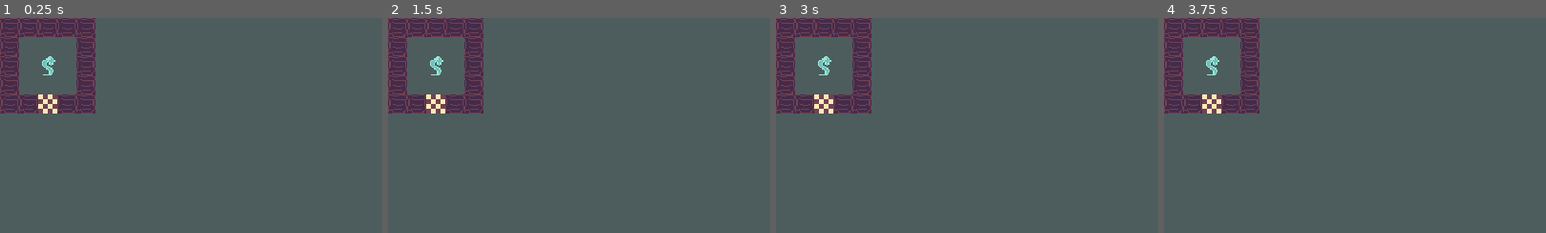
Above: before the commit, frames 1-4 (left to right).
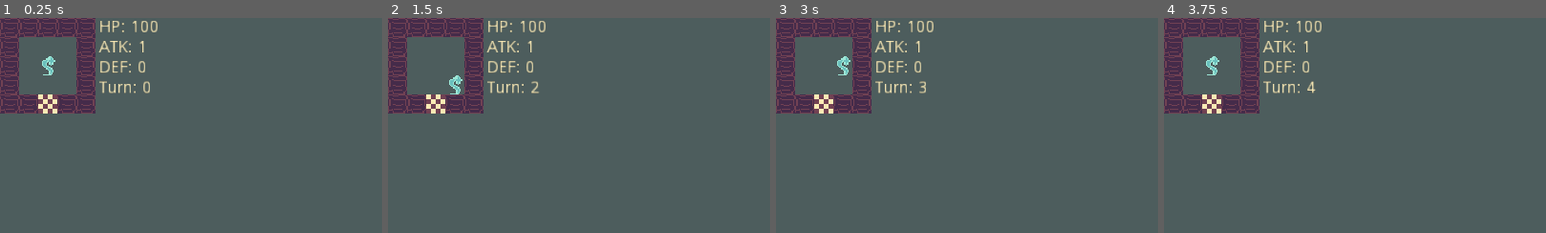
Above: after the commit, the same moments.

Repository: Patashu/Achronal-Dungeon
Game: Godot game, scene res://PlayingField.tscn
The game is run twice, just before and just after one commit, with the same random seed, the same clock (stepped at 60 frames per second) and the same inputs.
Inputs:
- Up to frame 1 (0.25 s): no input
- Up to frame 2 (1.5 s): tap Enter at 0.5 s; hold Right (ui_right) 0.53-1.28 s; tap Space at 1.25 s; hold Down (ui_down) from 1.28 s (still down)
- Up to frame 3 (3 s): tap Enter at 2 s; release Down (ui_down) at 2.03 s; hold Right (ui_right) 2.03-2.78 s; tap Space at 2.75 s; hold Up (ui_up) from 2.78 s (still down)
- Up to frame 4 (3.75 s): tap Enter at 3.5 s; release Up (ui_up) at 3.53 s; hold Left (ui_left) from 3.53 s (still down)
The pictures show only the part of the screen within x 0-50%, y 0-50%; the shares and areas given below are measured in that part.

The runs differ from the first frame. In frame 1, 1.1% of the frame differs, in the area x 25-42%, y 1-36%; in frame 2, 1.4%; in frame 3, 1.4%, in the area x 11-42%, y 1-36%; in frame 4, 1.0%.

Commit message:
movement and win condition

Diff:
--- a/GameLogic.gd
+++ b/GameLogic.gd
@@ -1,19 +1,63 @@
 extends Node
 class_name GameLogic
 
-# Declare member variables here. Examples:
-# var a: int = 2
-# var b: String = "text"
+onready var multipliermap = get_node("/root/PlayingField/MultiplierMap");
+onready var actormap = get_node("/root/PlayingField/ActorMap");
+onready var floormap = get_node("/root/PlayingField/FloorMap");
+onready var heroinfo = get_node("/root/PlayingField/HeroInfo");
+var hero_loc = Vector2.ZERO;
+var hero_hp = 100;
+var hero_atk = 1;
+var hero_def = 0;
+var hero_turn = 0;
+var has_won = false;
 
-onready var tilemap = get_node("/root/PlayingField/TileMap");
+func _ready() -> void:
+	# setup hero info
+	var hero_id = actormap.tile_set.find_tile_by_name("Player");
+	var hero_tile = actormap.get_used_cells_by_id(hero_id)[0];
+	hero_loc = hero_tile;
+	update_hero_info();
 
-# Called when the node enters the scene tree for the first time.
-func _ready() -> void:
-	# 1) learn where the hero is.
-	pass # Replace with function body.
+func update_hero_info() -> void:
+	heroinfo.text = "HP: " + str(hero_hp) + "\r\n";
+	heroinfo.text += "ATK: " + str(hero_atk) + "\r\n";
+	heroinfo.text += "DEF: " + str(hero_def) + "\r\n";
+	heroinfo.text += "Turn: " + str(hero_turn) + "\r\n";
+	if (has_won):
+		heroinfo.text += "You have won!";
 
+func move_hero(dir: Vector2) -> void:
+	# check multiplier, actor and floor at destination
+	var multiplier_dest = multipliermap.get_cellv(hero_loc + dir);
+	var actor_dest = actormap.get_cellv(hero_loc + dir);
+	var floor_dest = floormap.get_cellv(hero_loc + dir);
+	var can_move = false;
+	# empty tile's fine to move into
+	if (actor_dest == -1 && floor_dest == -1):
+		can_move = true;
+	if (floor_dest == floormap.tile_set.find_tile_by_name("Win")):
+		can_move = true;
+		has_won = true;
+	if (can_move):
+		move_hero_commit(dir);
 
-# Called every frame. 'delta' is the elapsed time since the previous frame.
+func move_hero_commit(dir: Vector2) -> void:
+	actormap.set_cellv(hero_loc, -1);
+	hero_loc += dir;
+	actormap.set_cellv(hero_loc, actormap.tile_set.find_tile_by_name("Player"));
+	hero_turn += 1;
+	update_hero_info();
+
 func _process(delta: float) -> void:
 	# 2) check for input, move hero around, process interactions, create undo buffer
-	pass
+	if (has_won):
+		return;
+	if (Input.is_action_just_pressed("ui_left")):
+		move_hero(Vector2.LEFT);
+	if (Input.is_action_just_pressed("ui_right")):
+		move_hero(Vector2.RIGHT);
+	if (Input.is_action_just_pressed("ui_up")):
+		move_hero(Vector2.UP);
+	if (Input.is_action_just_pressed("ui_down")):
+		move_hero(Vector2.DOWN);
--- a/PlayingField.tscn
+++ b/PlayingField.tscn
@@ -5,11 +5,32 @@
 
 [node name="PlayingField" type="Node2D"]
 
-[node name="TileMap" type="TileMap" parent="."]
+[node name="FloorMap" type="TileMap" parent="."]
 tile_set = ExtResource( 1 )
 cell_size = Vector2( 16, 16 )
 format = 1
-tile_data = PoolIntArray( 0, 9, 0, 1, 9, 0, 2, 9, 0, 3, 9, 0, 4, 9, 0, 65536, 9, 0, 65540, 9, 0, 131072, 9, 0, 131074, 8, 0, 131076, 9, 0, 196608, 9, 0, 196612, 9, 0, 262144, 9, 0, 262145, 9, 0, 262146, 10, 0, 262147, 9, 0, 262148, 9, 0 )
+tile_data = PoolIntArray( 0, 9, 0, 1, 9, 0, 2, 9, 0, 3, 9, 0, 4, 9, 0, 65536, 9, 0, 65540, 9, 0, 131072, 9, 0, 131076, 9, 0, 196608, 9, 0, 196612, 9, 0, 262144, 9, 0, 262145, 9, 0, 262146, 10, 0, 262147, 9, 0, 262148, 9, 0 )
+
+[node name="ActorMap" type="TileMap" parent="."]
+tile_set = ExtResource( 1 )
+cell_size = Vector2( 16, 16 )
+format = 1
+tile_data = PoolIntArray( 131074, 8, 0 )
+
+[node name="MultiplierMap" type="TileMap" parent="."]
+tile_set = ExtResource( 1 )
+cell_size = Vector2( 16, 16 )
+format = 1
+tile_data = PoolIntArray( 196608, 9, 0 )
 
 [node name="GameLogic" type="Node" parent="."]
 script = ExtResource( 2 )
+
+[node name="HeroInfo" type="Label" parent="."]
+margin_left = 83.0
+margin_top = 1.0
+margin_right = 206.0
+margin_bottom = 109.0
+custom_colors/font_color = Color( 0.988235, 0.921569, 0.713726, 1 )
+text = "lorem
+ipsum"
Not shown, added: .mono/metadata/ide_messaging_meta.txt
